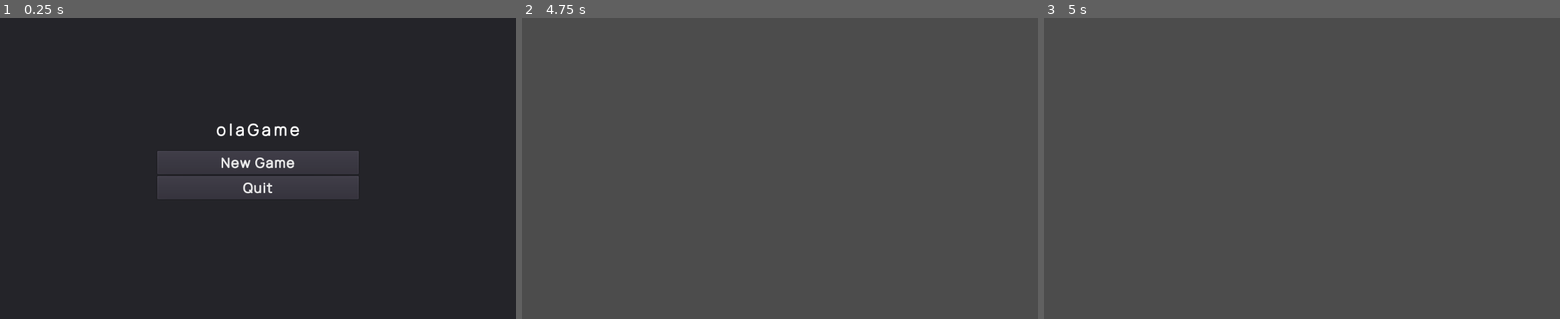
Above: before the commit, frames 1-3 (left to right).
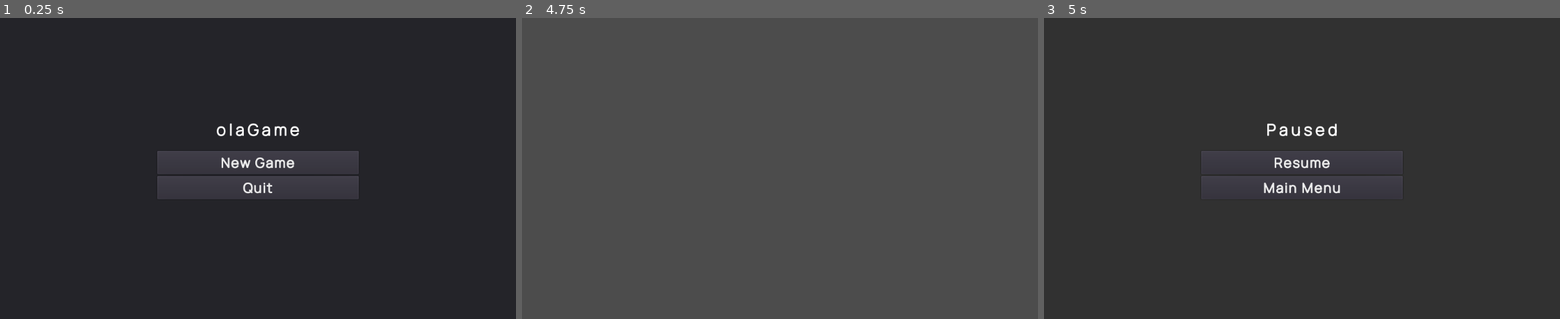
Above: after the commit, the same moments.

Repository: ivancdlarrain/olaGames
Game: Godot game, scene res://scenes/menus/Main_menu.tscn
Two runs of this game, one before a commit and one after it. Both use one fixed random seed, a clock stepped at 60 frames per second and the inputs below.
Inputs:
- Up to frame 1 (0.25 s): no input
- Up to frame 2 (4.75 s): click "New Game" at 0.5 s; tap Enter at 1.25, 2.75, 4.25 s; tap Space at 2, 3.5 s
- Up to frame 3 (5 s): tap Escape (Pause, bound only after the commit) at 4.9 s

Frames 1-2 are identical in both runs. In frame 3, 94% of the frame differs, in the area x 0-100%, y 0-100%.

Commit message:
Agregado nodo pausa
Modificado mapa de entrada:
 -> Agregado "Pause": esc

Diff:
--- a/project.godot
+++ b/project.godot
@@ -19,6 +19,14 @@
 run/main_scene="res://scenes/menus/Main_menu.tscn"
 config/icon="res://icon.png"
 
+[input]
+
+Pause={
+"deadzone": 0.5,
+"events": [ Object(InputEventKey,"resource_local_to_scene":false,"resource_name":"","device":0,"alt":false,"shift":false,"control":false,"meta":false,"command":false,"pressed":false,"scancode":16777217,"unicode":0,"echo":false,"script":null)
+ ]
+}
+
 [rendering]
 
 environment/default_environment="res://default_env.tres"
--- a/scenes/Test_level.tscn
+++ b/scenes/Test_level.tscn
@@ -1,3 +1,7 @@
-[gd_scene format=2]
+[gd_scene load_steps=2 format=2]
+
+[ext_resource path="res://scenes/menus/Pause_menu.tscn" type="PackedScene" id=1]
 
 [node name="Nivel de prueba" type="Node2D"]
+
+[node name="CanvasLayer" parent="." instance=ExtResource( 1 )]
--- a/scenes/menus/Pause_menu.tscn
+++ b/scenes/menus/Pause_menu.tscn
@@ -1,8 +1,81 @@
-[gd_scene format=2]
+[gd_scene load_steps=5 format=2]
 
-[node name="Pausa" type="Control"]
+[ext_resource path="res://scripts/Pause.gd" type="Script" id=1]
+[ext_resource path="res://fonts/Manrope-VariableFont_wght.ttf" type="DynamicFontData" id=2]
+
+[sub_resource type="DynamicFont" id=1]
+size = 31
+outline_size = 1
+extra_spacing_bottom = 17
+extra_spacing_char = 7
+font_data = ExtResource( 2 )
+
+[sub_resource type="DynamicFont" id=2]
+size = 26
+outline_size = 1
+extra_spacing_top = 2
+extra_spacing_bottom = 2
+extra_spacing_char = 3
+font_data = ExtResource( 2 )
+
+[node name="CanvasLayer" type="CanvasLayer"]
+layer = 100
+
+[node name="Pause" type="Control" parent="."]
+pause_mode = 2
+visible = false
 anchor_right = 1.0
 anchor_bottom = 1.0
+script = ExtResource( 1 )
 __meta__ = {
 "_edit_use_anchors_": false
 }
+
+[node name="Background" type="ColorRect" parent="Pause"]
+anchor_right = 1.0
+anchor_bottom = 1.0
+color = Color( 0, 0, 0, 0.352941 )
+__meta__ = {
+"_edit_use_anchors_": false
+}
+
+[node name="CanvasLayer" type="CanvasLayer" parent="Pause"]
+layer = 101
+
+[node name="VBoxContainer" type="VBoxContainer" parent="Pause/CanvasLayer"]
+visible = false
+anchor_left = 0.5
+anchor_top = 0.5
+anchor_right = 0.5
+anchor_bottom = 0.5
+margin_left = -200.0
+margin_top = -100.0
+margin_right = 200.0
+margin_bottom = 100.0
+__meta__ = {
+"_edit_use_anchors_": false
+}
+
+[node name="Label" type="Label" parent="Pause/CanvasLayer/VBoxContainer"]
+margin_right = 400.0
+margin_bottom = 61.0
+custom_fonts/font = SubResource( 1 )
+text = "Paused"
+align = 1
+valign = 1
+
+[node name="Resume" type="Button" parent="Pause/CanvasLayer/VBoxContainer"]
+margin_top = 65.0
+margin_right = 400.0
+margin_bottom = 111.0
+custom_fonts/font = SubResource( 2 )
+text = "Resume"
+
+[node name="Main Menu" type="Button" parent="Pause/CanvasLayer/VBoxContainer"]
+margin_top = 115.0
+margin_right = 400.0
+margin_bottom = 161.0
+custom_fonts/font = SubResource( 2 )
+text = "Main Menu"
+[connection signal="pressed" from="Pause/CanvasLayer/VBoxContainer/Resume" to="Pause" method="_on_Resume_pressed"]
+[connection signal="pressed" from="Pause/CanvasLayer/VBoxContainer/Main Menu" to="Pause" method="_on_Main_Menu_pressed"]
--- /dev/null
+++ b/scripts/Pause.gd
@@ -0,0 +1,18 @@
+extends Control
+
+func _input(event):
+	if event.is_action_pressed('Pause'):
+		var new_pause_state = not get_tree().paused
+		get_tree().paused = new_pause_state
+		visible = new_pause_state
+		$CanvasLayer/VBoxContainer.visible = new_pause_state
+
+
+func _on_Resume_pressed():
+	visible = false
+	$CanvasLayer/VBoxContainer.visible = false
+	get_tree().paused = false
+
+
+func _on_Main_Menu_pressed():
+	get_tree().change_scene("res://scenes/menus/Main_menu.tscn")
--- /dev/null
+++ b/scripts/Pause_menu.gd
@@ -0,0 +1,6 @@
+extends Control
+
+
+
+func _ready():
+	pass # Replace with function body.
